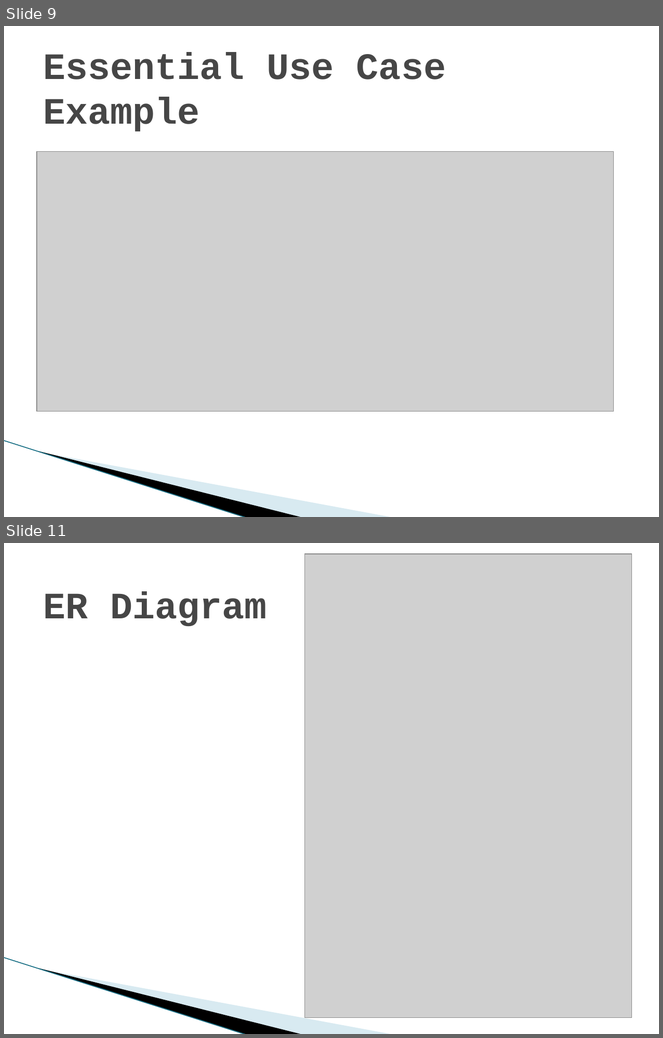
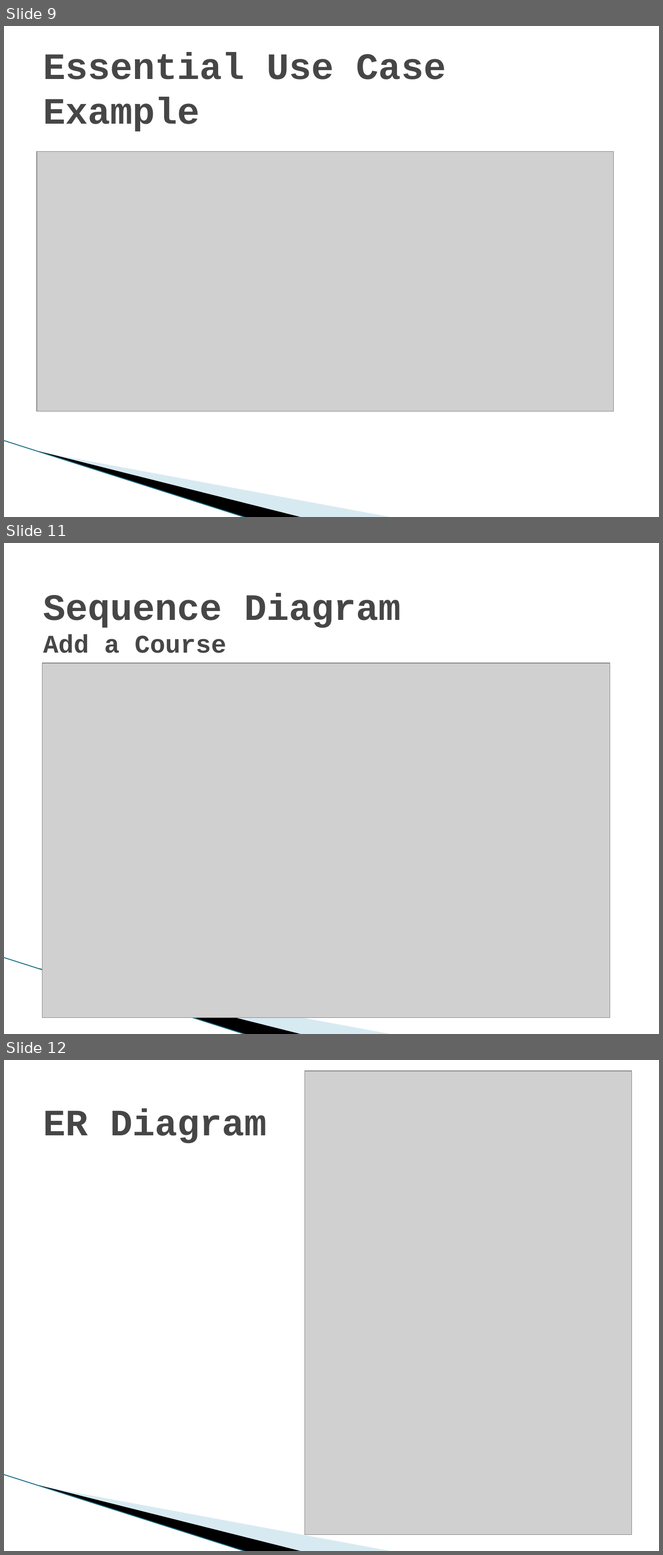
Before and after one commit to satpreetsingh/183project, a slide deck: Documentation/Architecture/NoteShare System Architecture.pptx. Shown one above the other, each under a label of ours: slides 9 and 11 before the commit, slides 9, 11 and 12 after it; the slides between them are not shown. The pictures are 663x1038 and 663x1555 pixels, drawn with LibreOffice and Linux fonts; fonts in the diff are those of the drawing; grey boxes stand for pictures; background and template pictures are left out. Boxes give left, top, right and bottom in pixels: in the first picture for what was removed or moved away, otherwise in the second. Text is boxed around its words. In the diff, an @@ line names an element or a change of style, - is before the commit and + after.

```diff
--- a/Documentation/Architecture/NoteShare System Architecture.pptx
+++ b/Documentation/Architecture/NoteShare System Architecture.pptx
@@ slide 11 added at bbox=[4, 543, 659, 1034], background #FFFFFF; not listed: 3 template elements that a slide beside it also shows @@
@@ title added at bbox=[43, 593, 401, 653], 41 pt, text #464646, bold @@
+Sequence Diagram
+Add a Course
@@ picture added at bbox=[42, 663, 610, 1018] @@
@@ what was slide 11 is now slide 12 @@
```
Also in this commit, not shown: 1 slide changed.
